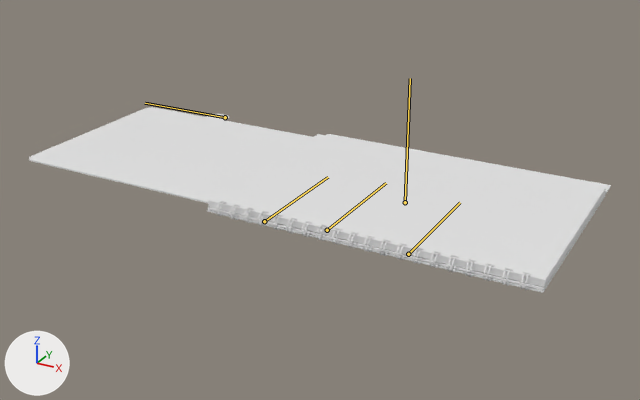
The FBX model The Outer Frame/Assets/Models/notebook-model.fbx as it was, and as the next commit left it.
Rendered twice from a 50 mm lens placed at (0.178, -0.273, 0.13), pointed at (0.026, 0.002, -0.008). The axes (+X, +Y, +Z) are drawn at lower left. The lights are the same throughout. Both versions are drawn at frame 4 of the action 'notebook armature|hidePhonebook'; the numbers are the values there. The bones that bend it are drawn over the model as lines.

The first picture shows 'notebook backcover', 'notebook cover', 'notebook pagerest', 'notebook phonebook', 'notebook rings'.
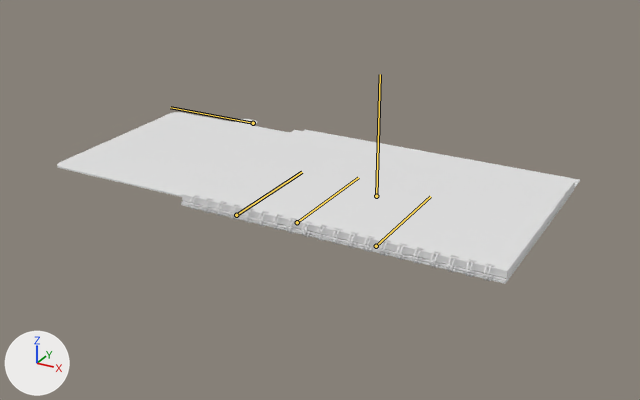
Location of each change, (x1, y1, x2, y2) in pixels of the pictures (640 x 400 px):
'notebook pagerest', posed
    before: (208, 134, 606, 287)
    after: (182, 130, 575, 278)
'notebook phonebook', posed
    before: (29, 107, 312, 203)
    after: (57, 112, 290, 197)
'notebook backcover', posed
    before: (208, 134, 611, 290)
    after: (181, 130, 580, 281)
'notebook rings', posed
    before: (216, 201, 530, 290)
    after: (189, 195, 493, 281)
'notebook cover', posed
    before: (207, 196, 605, 293)
    after: (181, 190, 574, 284)
bone 'BASE', root to tip
    before: (405, 202) to (410, 78)
    after: (376, 196) to (380, 74)
bone 'phonebook bone', root to tip
    before: (225, 117) to (145, 103)
    after: (253, 123) to (170, 107)

What the commit changed:
Bone 'BASE' (bone_base) moves from (0.063, 0.0, 0.0) to (0.0516, 0.0, 0.0).
Bone 'phonebook bone' (bone_phonebook_bone) moves from (0.0009, 0.0922, 0.0) to (0.0009, 0.0656, 0.0).
